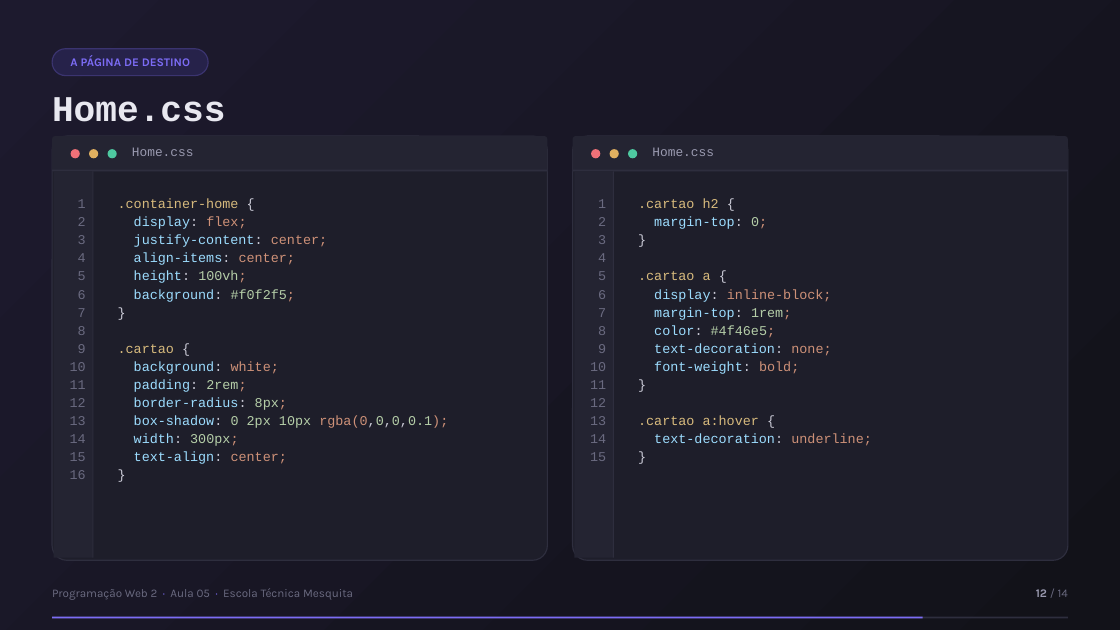
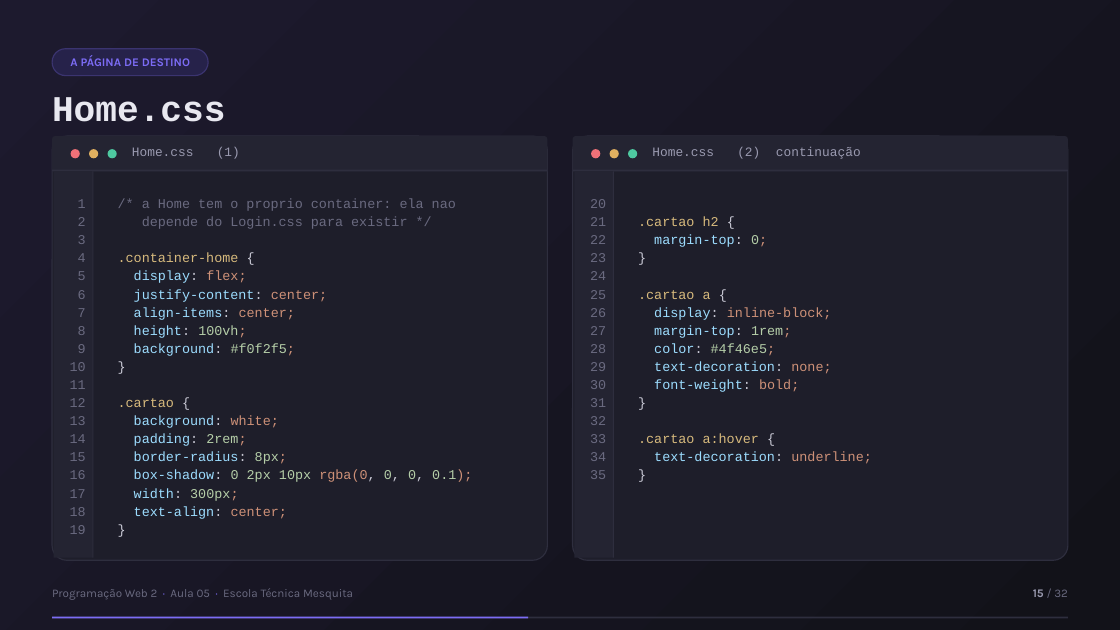
Before and after one commit to enascentedev/aula-desenvolvimento-web, a slide deck: slide 15 of aula-5/slides/Aula05-Navegando-Entre-Paginas.pptx (slide 12 before the commit). Drawn at 1120x630 pixels with LibreOffice and Linux fonts; fonts in the diff are those of the drawing. Boxes give left, top, right and bottom in pixels: in the first picture for what was removed or moved away, otherwise in the second. Text is boxed around its words. In the diff, an @@ line names an element or a change of style, - is before the commit and + after.

```diff
--- a/aula-5/slides/Aula05-Navegando-Entre-Paginas.pptx
+++ b/aula-5/slides/Aula05-Navegando-Entre-Paginas.pptx
@@ text at (x1=132, y1=147, x2=240, y2=159): text changed @@
-Home.css
+Home.css (1)
@@ text at (x1=652, y1=147, x2=861, y2=159): text changed @@
-Home.css
+Home.css (2) continuação
@@ text at (x1=142, y1=198, x2=456, y2=229): paragraphs added @@
+/* a Home tem o proprio container: ela nao
+depende do Login.css para existir */
@@ text at (x1=590, y1=199, x2=606, y2=479): text changed @@
-1
-2
-3
-4
-5
-6
-7
-8
-9
-10
-11
-12
-13
-14
-15
+20
+21
+22
+23
+24
+25
+26
+27
+28
+29
+30
+31
+32
+33
+34
+35
@@ text ".cartao h2 {" moved from (x1=638, y1=198, x2=872, y2=446) to (x1=638, y1=217, x2=872, y2=464) @@
@@ text at (x1=134, y1=470, x2=472, y2=482): spaces changed @@
-box-shadow: 0 2px 10px rgba(0,0,0,0.1);
+box-shadow: 0 2px 10px rgba(0, 0, 0, 0.1);
@@ text at (x1=70, y1=489, x2=86, y2=534): paragraphs added @@
+17
+18
+19
@@ text at (x1=1033, y1=589, x2=1068, y2=597): text changed @@
-12 / 14
+15 / 32
@@ rectangle resized from (x1=52, y1=617, x2=923, y2=618) to (x1=52, y1=617, x2=528, y2=618) @@
```
Also in this commit, not shown: 13 other slides changed, 18 slides added, 16 other files.
